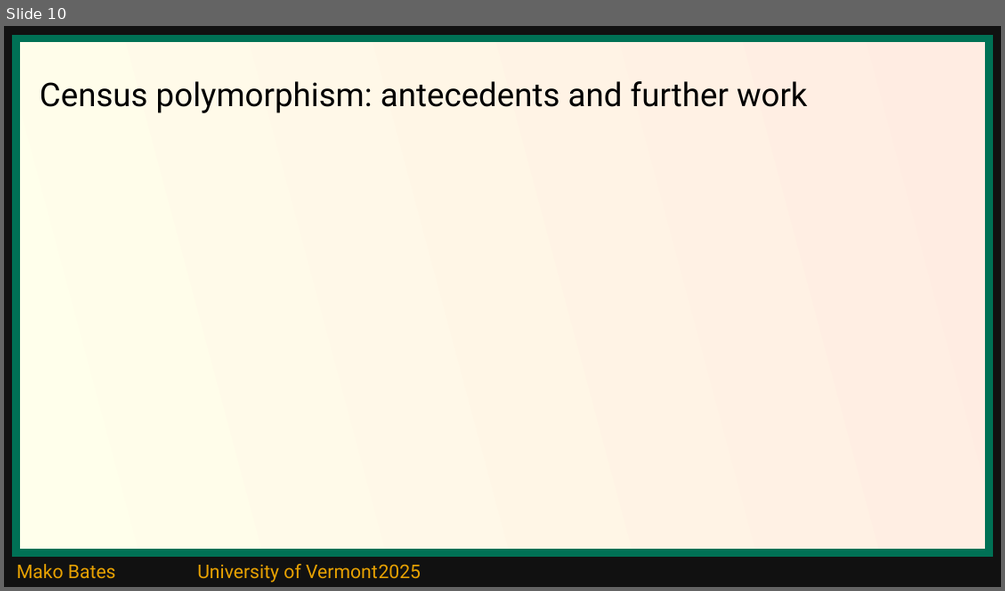
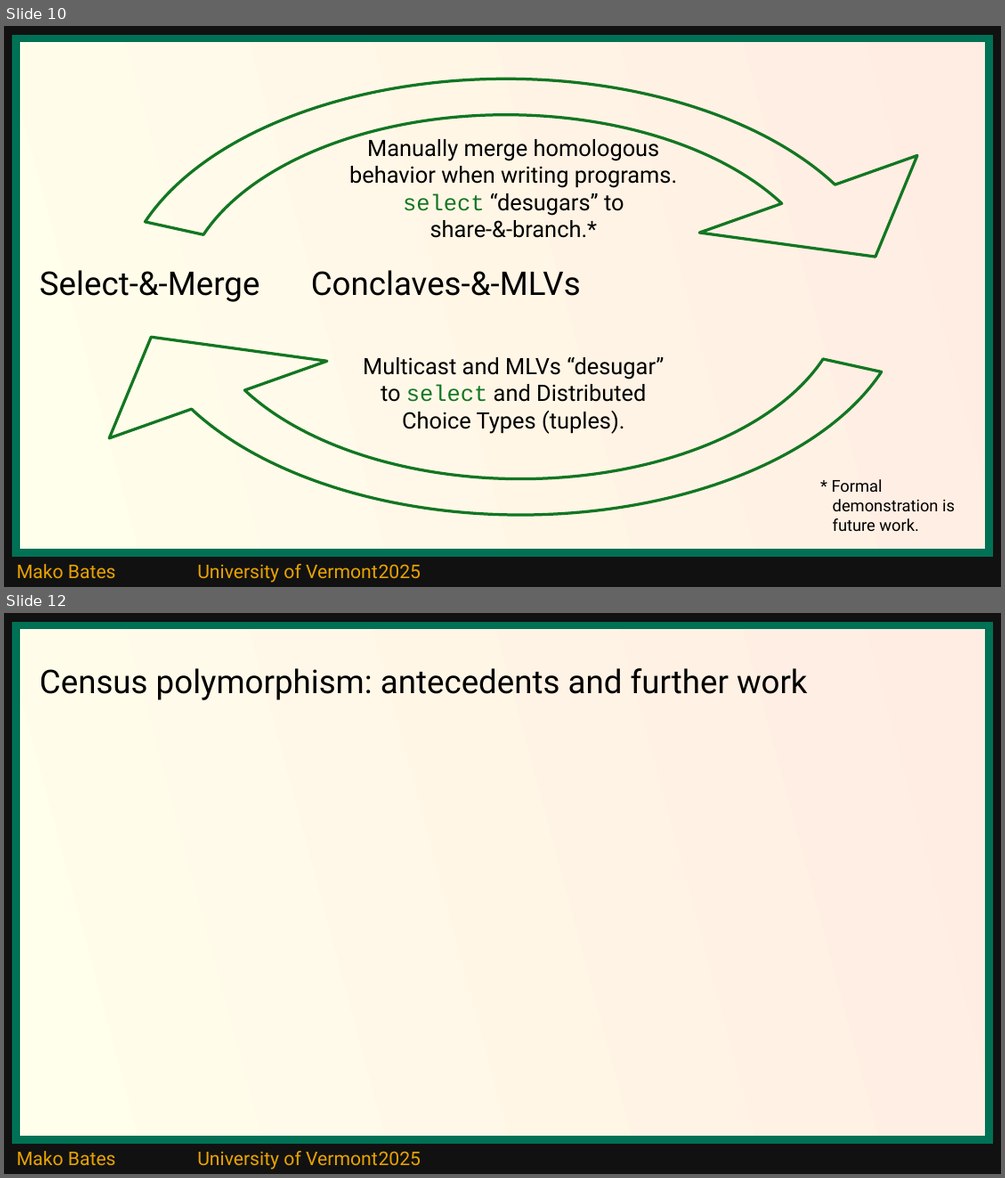
Before and after one commit to ShapeOfMatter/thesis_CP_UVM, a slide deck: thesis defense.odp. Shown one above the other, each under a label of ours: slide 10 before the commit, slides 10 and 12 after it; the slides between them are not shown. The pictures are 1005x591 and 1005x1178 pixels, drawn with LibreOffice and Linux fonts; fonts in the diff are those of the drawing. Boxes give left, top, right and bottom in pixels: in the first picture for what was removed or moved away, otherwise in the second. Text is boxed around its words. In the diff, an @@ line names an element or a change of style, - is before the commit and + after.

```diff
--- a/thesis defense.odp
+++ b/thesis defense.odp
@@ slide 10 added at (4, 26, 1001, 587), background #111111; not listed: 2 template elements that a slide beside it also shows @@
@@ freeform shape added at (120, 79, 892, 523), outline #127622 2.3 pt @@
@@ freeform shape added at (134, 70, 906, 515), outline #127622 2.3 pt @@
@@ text added at (349, 135, 677, 238), 18 pt, text #000000 @@
+Manually merge homologous behavior when writing programs.
+select “desugars” to
+share-&-branch.*
@@ title added at (40, 270, 581, 302), 26 pt, text #000000 @@
+Select-&-Merge Conclaves-&-MLVs
@@ text added at (363, 357, 663, 433), 18 pt, text #000000 @@
+Multicast and MLVs “desugar”
+to select and Distributed Choice Types (tuples).
@@ text added at (832, 479, 955, 531), 12.9 pt, text #000000 @@
+* Formal
+demonstration is
+future work.
@@ what was slide 10 is now slide 12 @@
```
Also in this commit, not shown: 2 slides changed, 4 other slides added, 3 slides removed.
